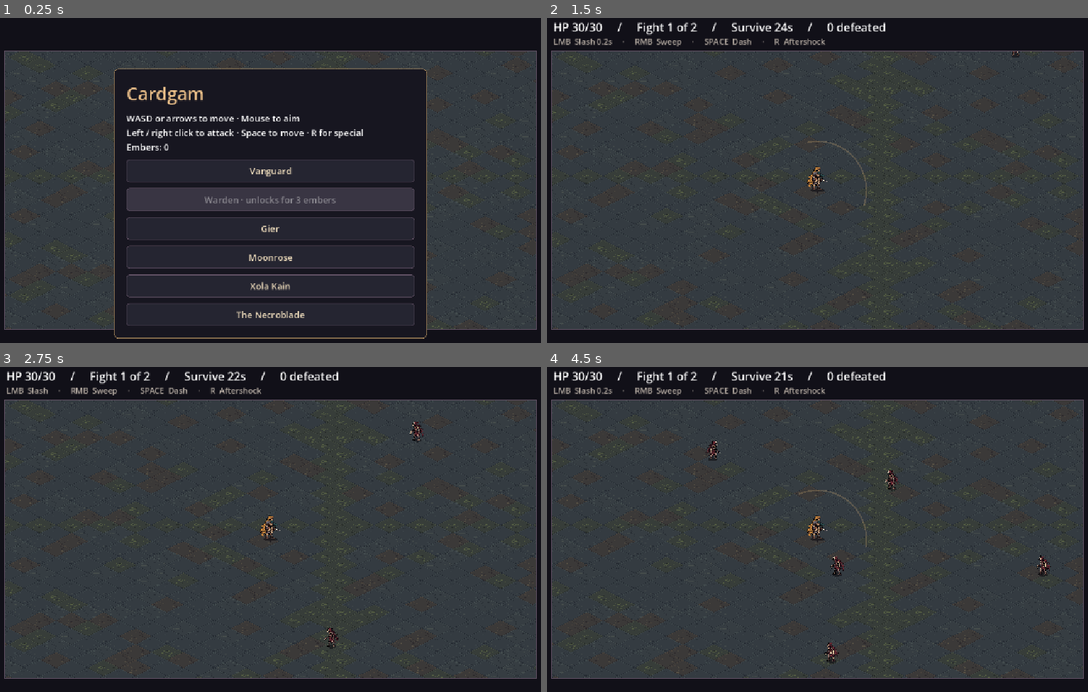
Above: before the commit, frames 1-4 (two rows, left to right).
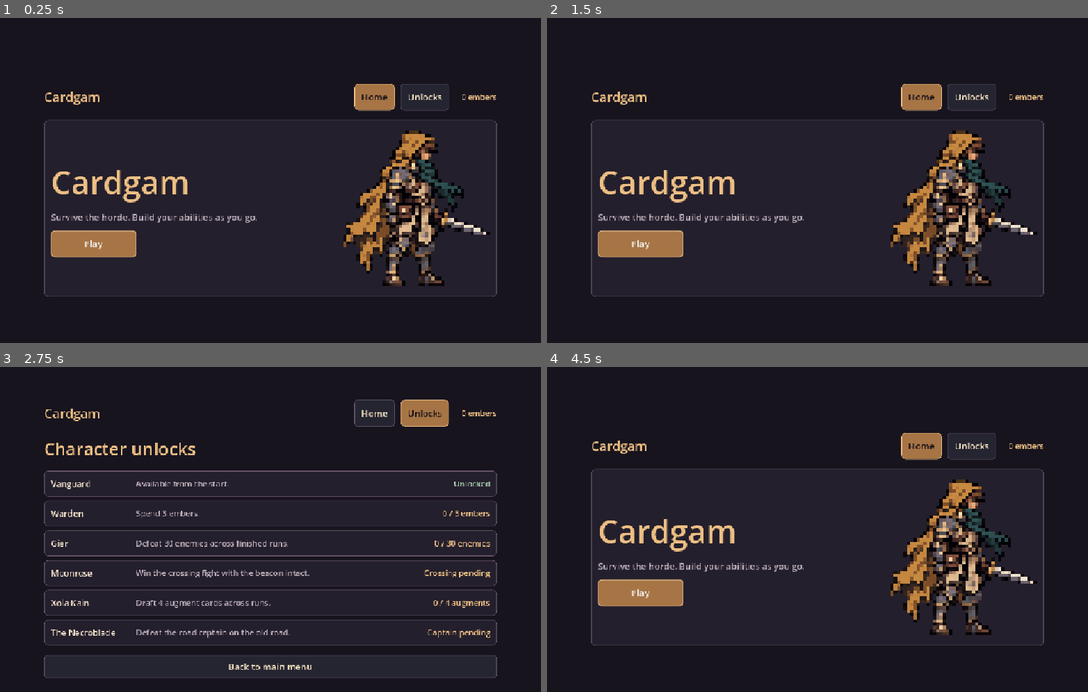
Above: after the commit, the same moments.

Repository: joelyou20/cardgam
Game: Godot game, scene res://arena.tscn
The game is run twice, just before and just after one commit, with the same random seed, the same clock (stepped at 60 frames per second) and the same inputs.
Inputs (mouse positions are in pixels of both pictures, inside the frame that each line leads up to):
- Up to frame 1 (0.25 s): no input
- Up to frame 2 (1.5 s): click (817, 170) at 0.5 s, where only the run before the commit has a clickable "Vanguard"; click (920, 96) at 1.25 s, where only the run after the commit has a clickable "Home"
- Up to frame 3 (2.75 s): click (427, 445) at 2 s, where only the run after the commit has a clickable "Unlocks"
- Up to frame 4 (4.5 s): click (920, 412) at 2.75 s, where only the run after the commit has a clickable "Home"; click (638, 591) at 3.5 s, where only the run after the commit has a clickable "Play"; click (920, 409) at 4.25 s, where only the run after the commit has a clickable "Home"

The runs differ from the first frame. In frame 1, 46% of the frame differs, in the area x 0-100%, y 10-99%; in frame 2, 80%, in the area x 0-100%, y 1-96%; in frame 3, 74%; in frame 4, 80%.

Commit message:
Add main menu, character roster, and unlock progression

Diff:
--- a/main/arena.gd
+++ b/main/arena.gd
@@ -1,4 +1,9 @@
 extends Node2D
+
+const FrontMenu := preload("res://front_menu.gd")
+const WARDEN_COST := 3
+const GIER_KILLS := 30
+const XOLA_DRAFTS := 4
 
 const HeroActions := preload("res://hero_actions.gd")
 const HERO_ART := {
@@ -94,6 +99,11 @@
 var route := ""
 var embers := 0
 var warden_unlocked := false
+var total_kills := 0
+var total_drafts := 0
+var crossing_won := false
+var captain_defeated := false
+var run_unlocks: Array[String] = []
 var character := "Vanguard"
 var last_attack := -1
 var previous_attack := -1
@@ -103,6 +113,7 @@
 var fires: Array[Dictionary] = []
 var rng := RandomNumberGenerator.new()
 
+var front_menu: Control
 var hud: Label
 var notice: Label
 var overlay: PanelContainer
@@ -159,6 +170,8 @@
 	options = VBoxContainer.new()
 	options.add_theme_constant_override("separation", 12)
 	overlay.add_child(options)
+	front_menu = FrontMenu.new(self, theme)
+	layer.add_child(front_menu)
 
 func show_menu(title: String, description: String) -> void:
 	for child in options.get_children():
@@ -179,12 +192,15 @@
 func add_option(label: String, action: Callable) -> void:
 	var button := Button.new()
 	button.text = label
-	button.custom_minimum_size.y = 42 if phase == "title" else 50
+	button.custom_minimum_size.y = 50
 	button.autowrap_mode = TextServer.AUTOWRAP_WORD_SMART
 	button.pressed.connect(action)
 	options.add_child(button)
 
 func show_title() -> void:
+	open_front_page("home")
+
+func open_front_page(page: String) -> void:
 	player_is_warden = false
 	character = "Vanguard"
 	hero = HeroActions.new(self)
@@ -197,28 +213,49 @@
 	position_in_arena = BEACON
 	hud.text = ""
 	notice.text = ""
-	show_menu("Cardgam", "WASD or arrows to move · Mouse to aim\nLeft / right click to attack · Space to move · R for special\nEmbers: %d" % embers)
-	add_option("Vanguard", start_run.bind("Vanguard"))
-	if warden_unlocked:
-		add_option("Warden", start_run.bind("Warden"))
-	elif embers >= 3:
-		add_option("Unlock Warden · 3 embers", unlock_warden)
-	else:
-		add_option("Warden · unlocks for 3 embers", func(): pass)
-		(options.get_child(-1) as Button).disabled = true
-	for name in HERO_ART:
-		add_option(name, start_run.bind(name))
+	overlay.hide()
+	front_menu.show_page(page)
+
+func is_character_unlocked(name: String) -> bool:
+	match name:
+		"Vanguard": return true
+		"Warden": return warden_unlocked
+		"Gier": return total_kills >= GIER_KILLS
+		"Moonrose": return crossing_won
+		"Xola Kain": return total_drafts >= XOLA_DRAFTS
+		"The Necroblade": return captain_defeated
+	return false
+
+func unlock_info(name: String) -> Dictionary:
+	match name:
+		"Warden":
+			return {"requirement": "Spend %d embers." % WARDEN_COST, "progress": "%d / %d embers" % [mini(embers, WARDEN_COST), WARDEN_COST]}
+		"Gier":
+			return {"requirement": "Defeat %d enemies across finished runs." % GIER_KILLS, "progress": "%d / %d enemies" % [mini(total_kills, GIER_KILLS), GIER_KILLS]}
+		"Moonrose":
+			return {"requirement": "Win the crossing fight with the beacon intact.", "progress": "Crossing pending"}
+		"Xola Kain":
+			return {"requirement": "Draft %d augment cards across runs." % XOLA_DRAFTS, "progress": "%d / %d augments" % [mini(total_drafts, XOLA_DRAFTS), XOLA_DRAFTS]}
+		"The Necroblade":
+			return {"requirement": "Defeat the road captain on the old road.", "progress": "Captain pending"}
+	return {"requirement": "Available from the start.", "progress": ""}
 
 func unlock_warden() -> void:
-	embers -= 3
+	if warden_unlocked or embers < WARDEN_COST:
+		return
+	embers -= WARDEN_COST
 	warden_unlocked = true
 	save_progress()
-	show_title()
+	front_menu.show_page("unlocks")
 
 func start_run(chosen_character: String) -> void:
+	if phase != "title" or not is_character_unlocked(chosen_character):
+		return
+	front_menu.hide()
 	character = chosen_character
 	player_is_warden = character == "Warden"
 	deck.clear()
+	run_unlocks.clear()
 	health = 30
 	kills = 0
 	stage = 1
@@ -532,6 +569,10 @@
 	if phase != "booster" or not AUGMENTS[character].has(card) or card in deck:
 		return
 	deck.append(card)
+	total_drafts += 1
+	if total_drafts == XOLA_DRAFTS:
+		run_unlocks.append("Xola Kain")
+	save_progress()
 	if elapsed < 24.0:
 		phase = "fight"
 		overlay.hide()
@@ -548,26 +589,49 @@
 	begin_fight()
 
 func finish_run(won: bool) -> void:
+	if phase != "fight":
+		return
 	phase = "results"
 	var reward := 1 + int(stage == 2) + int(won)
 	embers += reward
+	if total_kills < GIER_KILLS and total_kills + kills >= GIER_KILLS:
+		run_unlocks.append("Gier")
+	total_kills += kills
+	if won and route == "bridge" and not crossing_won:
+		crossing_won = true
+		run_unlocks.append("Moonrose")
+	if won and route == "road" and not captain_defeated:
+		captain_defeated = true
+		run_unlocks.append("The Necroblade")
 	save_progress()
 	var outcome := "The boat made it through." if route == "bridge" else "The road is open."
 	if not won:
 		outcome = "The beacon went dark." if beacon_health <= 0 else "You fell before reaching safety."
-	show_menu(outcome, "%d foes defeated. You earned %d embers.\nTotal embers: %d." % [kills, reward, embers])
-	add_option("Return to character select", show_title)
+	var summary := "%d foes defeated. You earned %d embers.\nTotal embers: %d." % [kills, reward, embers]
+	if not run_unlocks.is_empty():
+		summary += "\n\nUnlocked: " + ", ".join(run_unlocks)
+	show_menu(outcome, summary)
+	add_option("Return to character select", open_front_page.bind("roster"))
+	add_option("Main menu", show_title)
 
 func load_progress() -> void:
 	var save := ConfigFile.new()
 	if save.load("user://progress.cfg") == OK:
 		embers = int(save.get_value("progress", "embers", 0))
 		warden_unlocked = bool(save.get_value("progress", "warden", false))
+		total_kills = int(save.get_value("progress", "total_kills", 0))
+		total_drafts = int(save.get_value("progress", "total_drafts", 0))
+		crossing_won = bool(save.get_value("progress", "crossing_won", false))
+		captain_defeated = bool(save.get_value("progress", "captain_defeated", false))
 
 func save_progress() -> void:
 	var save := ConfigFile.new()
 	save.set_value("progress", "embers", embers)
 	save.set_value("progress", "warden", warden_unlocked)
+	save.set_value("progress", "total_kills", total_kills)
+	save.set_value("progress", "total_drafts", total_drafts)
+	save.set_value("progress", "crossing_won", crossing_won)
+	save.set_value("progress", "captain_defeated", captain_defeated)
 	if save.save("user://progress.cfg") != OK:
 		push_warning("Could not save run progress.")
 
--- /dev/null
+++ b/main/front_menu.gd
@@ -0,0 +1,180 @@
+extends Control
+
+const GOLD := Color("#edbf84")
+const INK := Color("#f7e6ce")
+const MUTED := Color("#bcb0ba")
+const GREEN := Color("#a7ceb0")
+const SURFACE := Color("#241f2c")
+const BORDER := Color("#655266")
+
+var arena
+var content: VBoxContainer
+var page := "home"
+
+func _init(game, menu_theme: Theme) -> void:
+	arena = game
+	theme = menu_theme
+	texture_filter = CanvasItem.TEXTURE_FILTER_NEAREST
+
+func _ready() -> void:
+	set_anchors_and_offsets_preset(Control.PRESET_FULL_RECT)
+	var backdrop := ColorRect.new()
+	backdrop.color = Color("#17141e")
+	add_child(backdrop)
+	backdrop.set_anchors_and_offsets_preset(Control.PRESET_FULL_RECT)
+	var center := CenterContainer.new()
+	add_child(center)
+	center.set_anchors_and_offsets_preset(Control.PRESET_FULL_RECT)
+	content = VBoxContainer.new()
+	content.custom_minimum_size.x = 912
+	content.add_theme_constant_override("separation", 20)
+	center.add_child(content)
+
+func style(fill: Color, edge: Color, corner := 8) -> StyleBoxFlat:
+	var box := StyleBoxFlat.new()
+	box.bg_color = fill
+	box.border_color = edge
+	box.set_border_width_all(1)
+	box.set_corner_radius_all(corner)
+	for side in [SIDE_LEFT, SIDE_RIGHT, SIDE_TOP, SIDE_BOTTOM]:
+		box.set_content_margin(side, 14)
+	return box
+
+func label(text: String, size_px: int, color: Color = INK) -> Label:
+	var node := Label.new()
+	node.text = text
+	node.add_theme_font_size_override("font_size", size_px)
+	node.add_theme_color_override("font_color", color)
+	return node
+
+func button(text: String, action: Callable) -> Button:
+	var node := Button.new()
+	node.text = text
+	node.custom_minimum_size.y = 42
+	node.pressed.connect(action)
+	return node
+
+func accent(node: Button) -> void:
+	node.add_theme_stylebox_override("normal", style(Color("#a77545"), GOLD))
+	node.add_theme_stylebox_override("hover", style(Color("#c08c56"), GOLD))
+	node.add_theme_color_override("font_color", Color("#161019"))
+	node.add_theme_color_override("font_hover_color", Color("#161019"))
+
+func portrait(name: String, extent: Vector2, locked: bool) -> TextureRect:
+	var image := TextureRect.new()
+	image.texture = arena.HERO_ART.get(name, arena.PLAYER_ART)
+	image.custom_minimum_size = extent
+	image.expand_mode = TextureRect.EXPAND_IGNORE_SIZE
+	image.stretch_mode = TextureRect.STRETCH_KEEP_ASPECT_CENTERED
+	image.mouse_filter = Control.MOUSE_FILTER_IGNORE
+	if locked:
+		image.self_modulate = Color("#121017")
+	elif name == "Warden":
+		image.self_modulate = Color("#9fccc8")
+	return image
+
+func show_page(destination: String) -> void:
+	page = destination
+	show()
+	for child in content.get_children():
+		content.remove_child(child)
+		child.queue_free()
+	var header := HBoxContainer.new()
+	header.add_theme_constant_override("separation", 12)
+	content.add_child(header)
+	var brand := label("Cardgam", 26, GOLD)
+	brand.size_flags_horizontal = Control.SIZE_EXPAND_FILL
+	header.add_child(brand)
+	var home := button("Home", show_page.bind("home"))
+	var unlocks := button("Unlocks", show_page.bind("unlocks"))
+	header.add_child(home)
+	header.add_child(unlocks)
+	header.add_child(label("   %d embers" % arena.embers, 16, GOLD))
+	if page == "home":
+		accent(home)
+		build_home()
+	elif page == "roster":
+		build_roster()
+	else:
+		accent(unlocks)
+		build_unlocks()
+	if page != "home":
+		content.add_child(button("Back to main menu", show_page.bind("home")))
+
+func build_home() -> void:
+	var panel := PanelContainer.new()
+	panel.add_theme_stylebox_override("panel", style(SURFACE, BORDER))
+	content.add_child(panel)
+	var row := HBoxContainer.new()
+	row.custom_minimum_size.y = 328
+	row.add_theme_constant_override("separation", 30)
+	panel.add_child(row)
+	var text := VBoxContainer.new()
+	text.size_flags_horizontal = Control.SIZE_EXPAND_FILL
+	text.alignment = BoxContainer.ALIGNMENT_CENTER
+	text.add_theme_constant_override("separation", 14)
+	row.add_child(text)
+	text.add_child(label("Cardgam", 64, GOLD))
+	text.add_child(label("Survive the horde. Build your abilities as you go.", 18, MUTED))
+	var play := button("Play", show_page.bind("roster"))
+	play.size_flags_horizontal = Control.SIZE_SHRINK_BEGIN
+	play.custom_minimum_size = Vector2(172, 52)
+	accent(play)
+	text.add_child(play)
+	row.add_child(portrait("Vanguard", Vector2(295, 265), false))
+	play.grab_focus()
+
+func build_roster() -> void:
+	content.add_child(label("Choose a character", 35, GOLD))
+	var grid := GridContainer.new()
+	grid.columns = 3
+	grid.add_theme_constant_override("h_separation", 14)
+	grid.add_theme_constant_override("v_separation", 14)
+	content.add_child(grid)
+	for name in arena.ABILITIES:
+		var unlocked: bool = arena.is_character_unlocked(name)
+		var action: Callable = arena.start_run.bind(name) if unlocked else show_page.bind("unlocks")
+		var tile := button("", action)
+		tile.custom_minimum_size = Vector2(290, 175)
+		tile.size_flags_horizontal = Control.SIZE_EXPAND_FILL
+		tile.tooltip_text = "Start as %s" % name if unlocked else "View the requirement for %s" % name
+		tile.add_theme_stylebox_override("normal", style(Color("#292431") if unlocked else Color("#38313f"), BORDER))
+		tile.add_theme_stylebox_override("hover", style(Color("#3f3241"), GOLD))
+		grid.add_child(tile)
+		var body := VBoxContainer.new()
+		body.alignment = BoxContainer.ALIGNMENT_CENTER
+		body.mouse_filter = Control.MOUSE_FILTER_IGNORE
+		tile.add_child(body)
+		body.set_anchors_and_offsets_preset(Control.PRESET_FULL_RECT)
+		body.add_child(portrait(name, Vector2(100, 98), not unlocked))
+		var title := label(name, 21)
+		title.horizontal_alignment = HORIZONTAL_ALIGNMENT_CENTER
+		body.add_child(title)
+		var status := label("Play" if unlocked else "Locked · view requirement", 14, GREEN if unlocked else MUTED)
+		status.horizontal_alignment = HORIZONTAL_ALIGNMENT_CENTER
+		body.add_child(status)
+
+func build_unlocks() -> void:
+	content.add_child(label("Character unlocks", 35, GOLD))
+	var list := VBoxContainer.new()
+	list.add_theme_constant_override("separation", 8)
+	content.add_child(list)
+	for name in arena.ABILITIES:
+		var info: Dictionary = arena.unlock_info(name)
+		var unlocked: bool = arena.is_character_unlocked(name)
+		var panel := PanelContainer.new()
+		panel.add_theme_stylebox_override("panel", style(SURFACE, BORDER))
+		list.add_child(panel)
+		var row := HBoxContainer.new()
+		row.add_theme_constant_override("separation", 14)
+		panel.add_child(row)
+		var title := label(name, 17)
+		title.custom_minimum_size.x = 157
+		row.add_child(title)
+		var requirement := label(info.requirement, 16, MUTED)
+		requirement.size_flags_horizontal = Control.SIZE_EXPAND_FILL
+		row.add_child(requirement)
+		if name == "Warden" and not unlocked and arena.embers >= arena.WARDEN_COST:
+			row.add_child(button("Unlock · %d embers" % arena.WARDEN_COST, arena.unlock_warden))
+		else:
+			row.add_child(label("Unlocked" if unlocked else info.progress, 16, GREEN if unlocked else GOLD))
Not shown, added: main/front_menu.gd.uid
